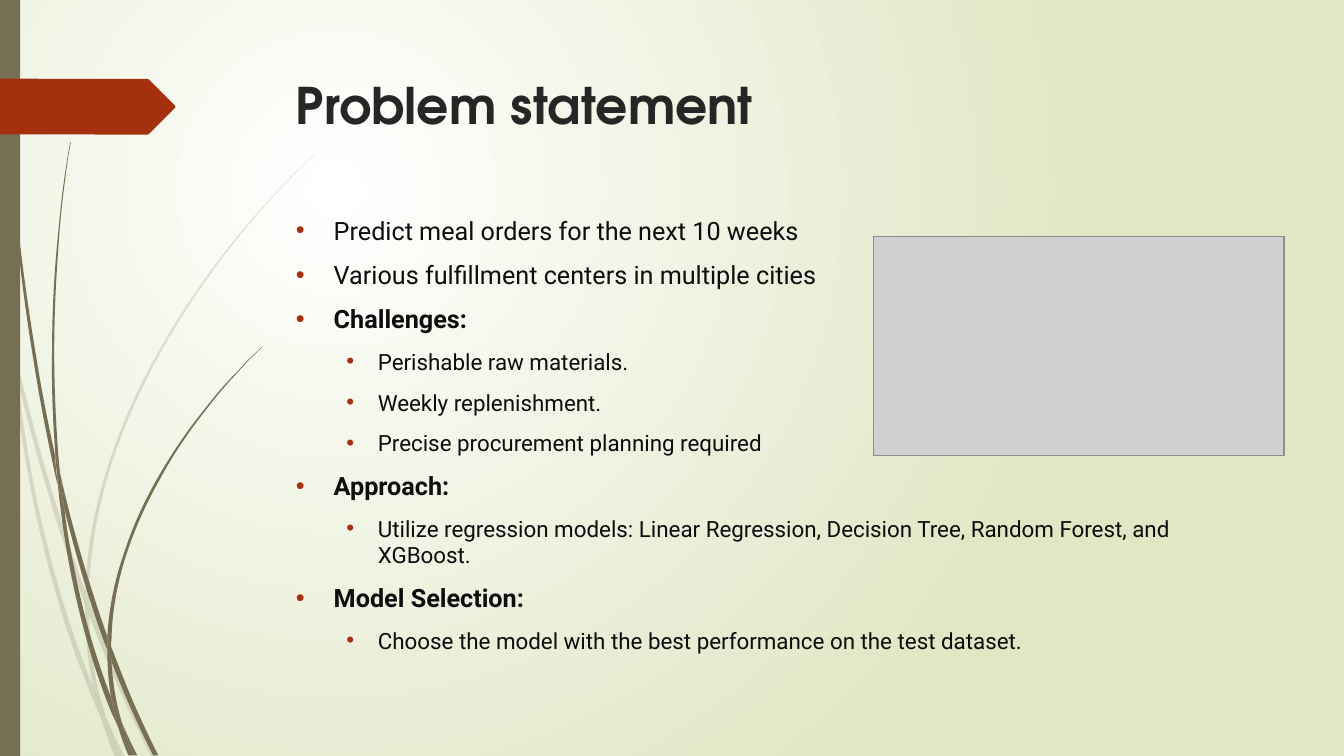
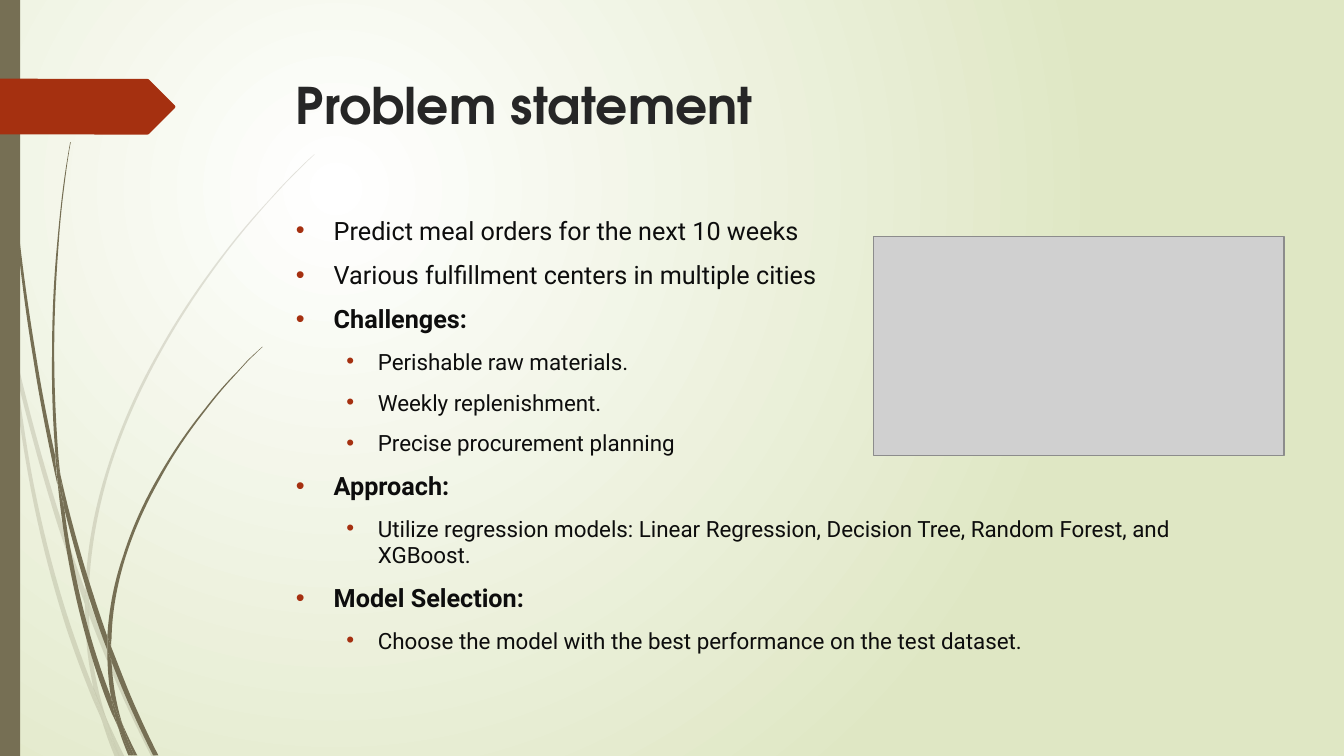
Before and after one commit to arezoo396/Capstone2-Food-Demand-Forecasting, a slide deck: slide 2 of Reports/Capstone2_Final_Slides.pptx. Drawn at 1344x756 pixels with LibreOffice and Linux fonts; fonts in the diff are those of the drawing; grey boxes stand for pictures. Boxes give left, top, right and bottom in pixels: in the first picture for what was removed or moved away, otherwise in the second. Text is boxed around its words. In the diff, an @@ line names an element or a change of style, - is before the commit and + after.

```diff
--- a/Reports/Capstone2_Final_Slides.pptx
+++ b/Reports/Capstone2_Final_Slides.pptx
@@ text at [378,434,675,456]: text changed @@
-  • Precise procurement planning required
+  • Precise procurement planning
```
Also in this commit, not shown: 14 other slides changed, 4 slides added, 1 slide removed.
